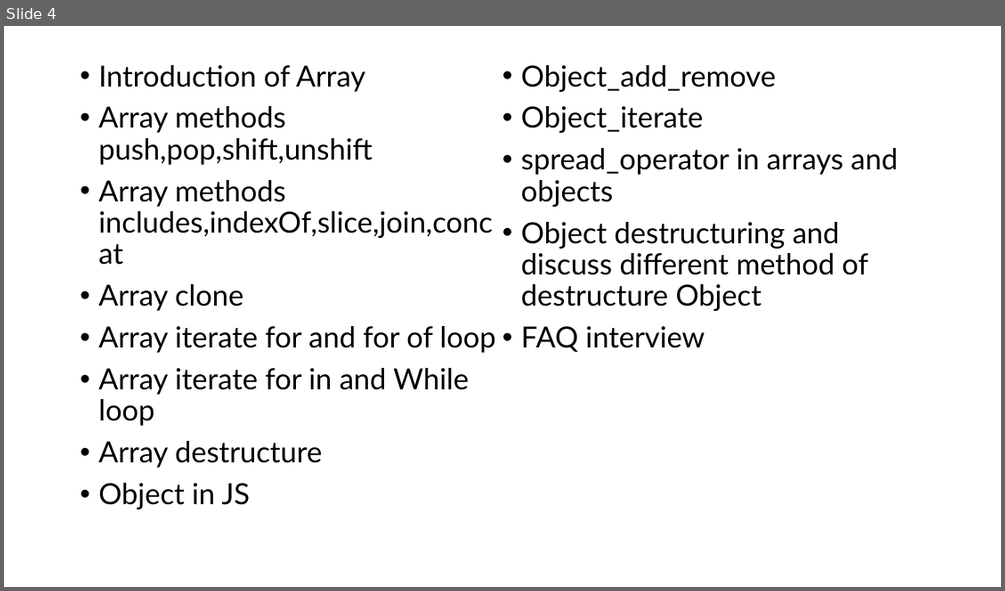
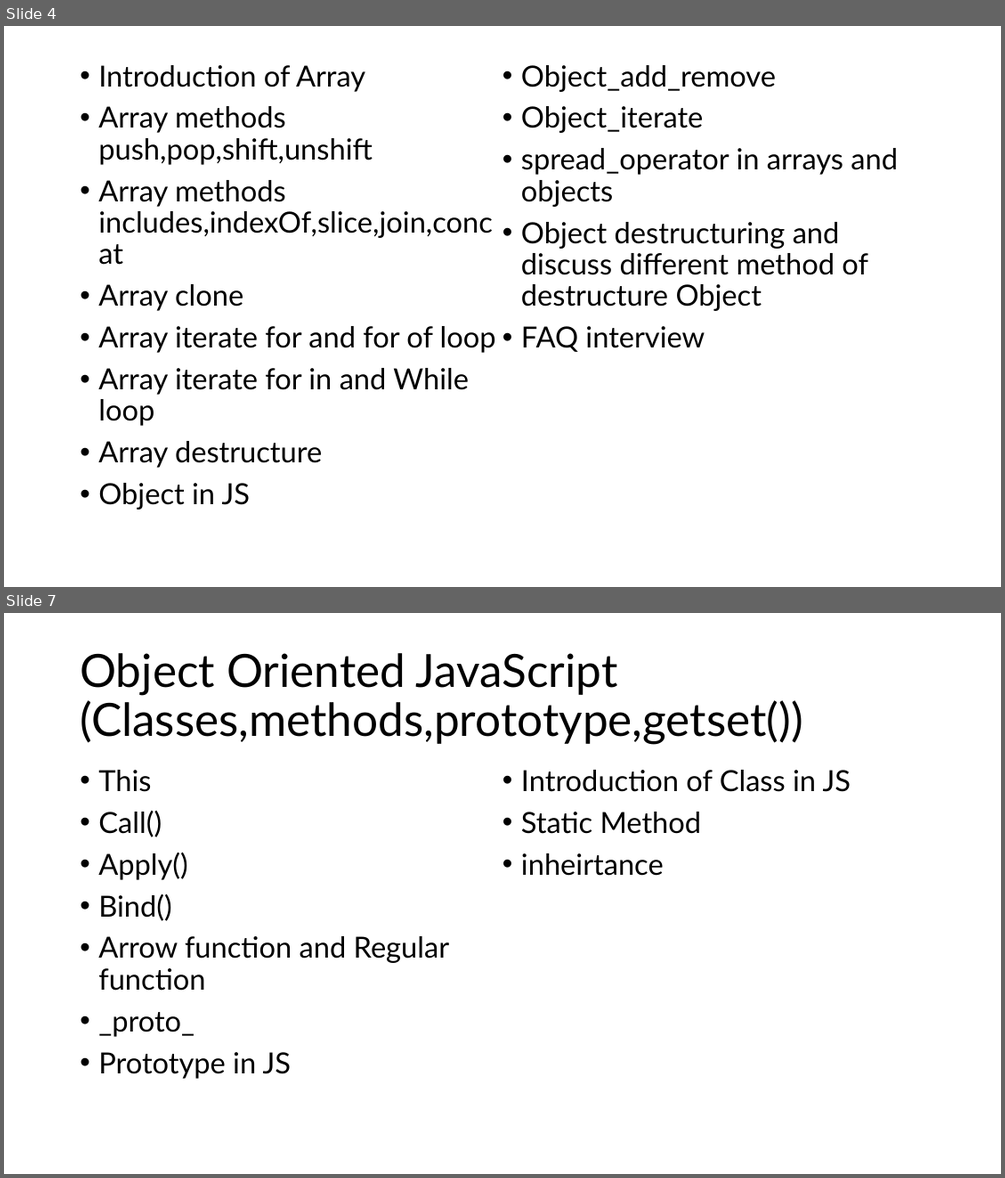
Before and after one commit to PiyushChaturvedii/Batch06, a slide deck: JS/JavaScript.pptx. Shown one above the other, each under a label of ours: slide 4 before the commit, slides 4 and 7 after it; the slides between them are not shown. The pictures are 1005x591 and 1005x1178 pixels, drawn with LibreOffice and Linux fonts; fonts in the diff are those of the drawing. Boxes give left, top, right and bottom in pixels: in the first picture for what was removed or moved away, otherwise in the second. Text is boxed around its words. In the diff, an @@ line names an element or a change of style, - is before the commit and + after.

```diff
--- a/JS/JavaScript.pptx
+++ b/JS/JavaScript.pptx
@@ slide 7 added at [4,613,1001,1174], background #FFFFFF @@
@@ title added at [80,653,802,745], 44 pt, text #000000 @@
+Object Oriented JavaScript (Classes,methods,prototype,getset())
@@ text added at [98,770,850,1078], 28 pt, text #000000 @@
+• This
+• Call()
+• Apply()
+• Bind()
+• Arrow function and Regular function
+• _proto_
+• Prototype in JS
+• Introduction of Class in JS
+• Static Method
+• inheirtance
```
Also in this commit, not shown: 1 slide changed, 1 other slide added, 19 other files.
